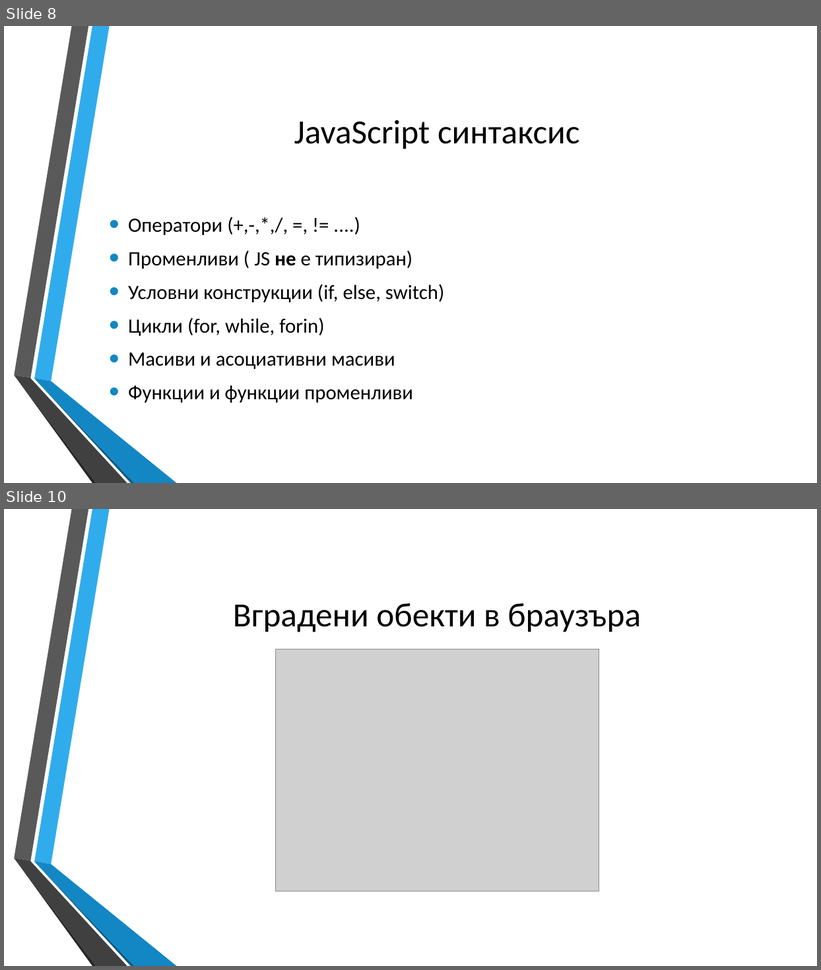
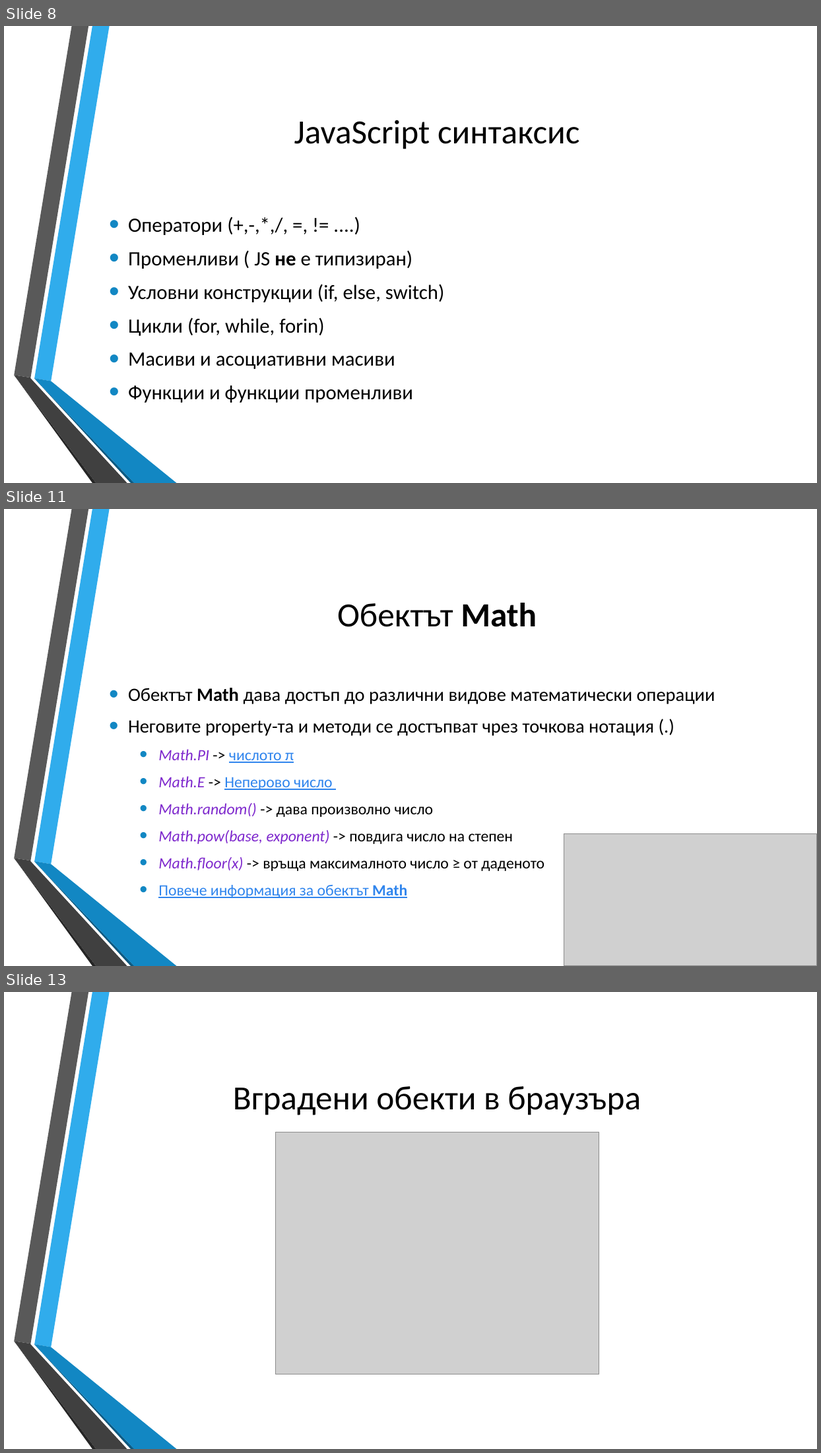
Before and after one commit to dnmitev/IT-Academy, a slide deck: JS Fundamentals/2.JS-Basics/JS-Basics.pptx. Shown one above the other, each under a label of ours: slides 8 and 10 before the commit, slides 8, 11 and 13 after it; the slides between them are not shown. The pictures are 821x970 and 821x1453 pixels, drawn with LibreOffice and Linux fonts; fonts in the diff are those of the drawing; grey boxes stand for pictures; background and template pictures are left out. Boxes give left, top, right and bottom in pixels: in the first picture for what was removed or moved away, otherwise in the second. Text is boxed around its words. In the diff, an @@ line names an element or a change of style, - is before the commit and + after.

```diff
--- a/JS Fundamentals/2.JS-Basics/JS-Basics.pptx
+++ b/JS Fundamentals/2.JS-Basics/JS-Basics.pptx
@@ slide 11 added at <box>4,509,817,966</box>, background picture (left out); not listed: 6 template elements that a slide beside it also shows @@
@@ title added at <box>337,603,537,627</box>, 40 pt, text #000000 @@
+Обектът Math
@@ text added at <box>128,688,715,898</box>, 18.5 pt, text #000000 @@
+• Обектът Math дава достъп до различни видове математически операции
+• Неговите property-та и методи се достъпват чрез точкова нотация (.)
+  • Math.PI -> числото π
+  • Math.E -> Неперово число
+  • Math.random() -> дава произволно число
+  • Math.pow(base, exponent) -> повдига число на степен
+  • Math.floor(x) -> връща максималното число ≥ от даденото
+  • Повече информация за обектът Math
@@ picture added at <box>564,834,817,966</box> @@
@@ what was slide 10 is now slide 13 @@
```
Also in this commit, not shown: 1 slide changed, 12 other slides added, 5 other files.
